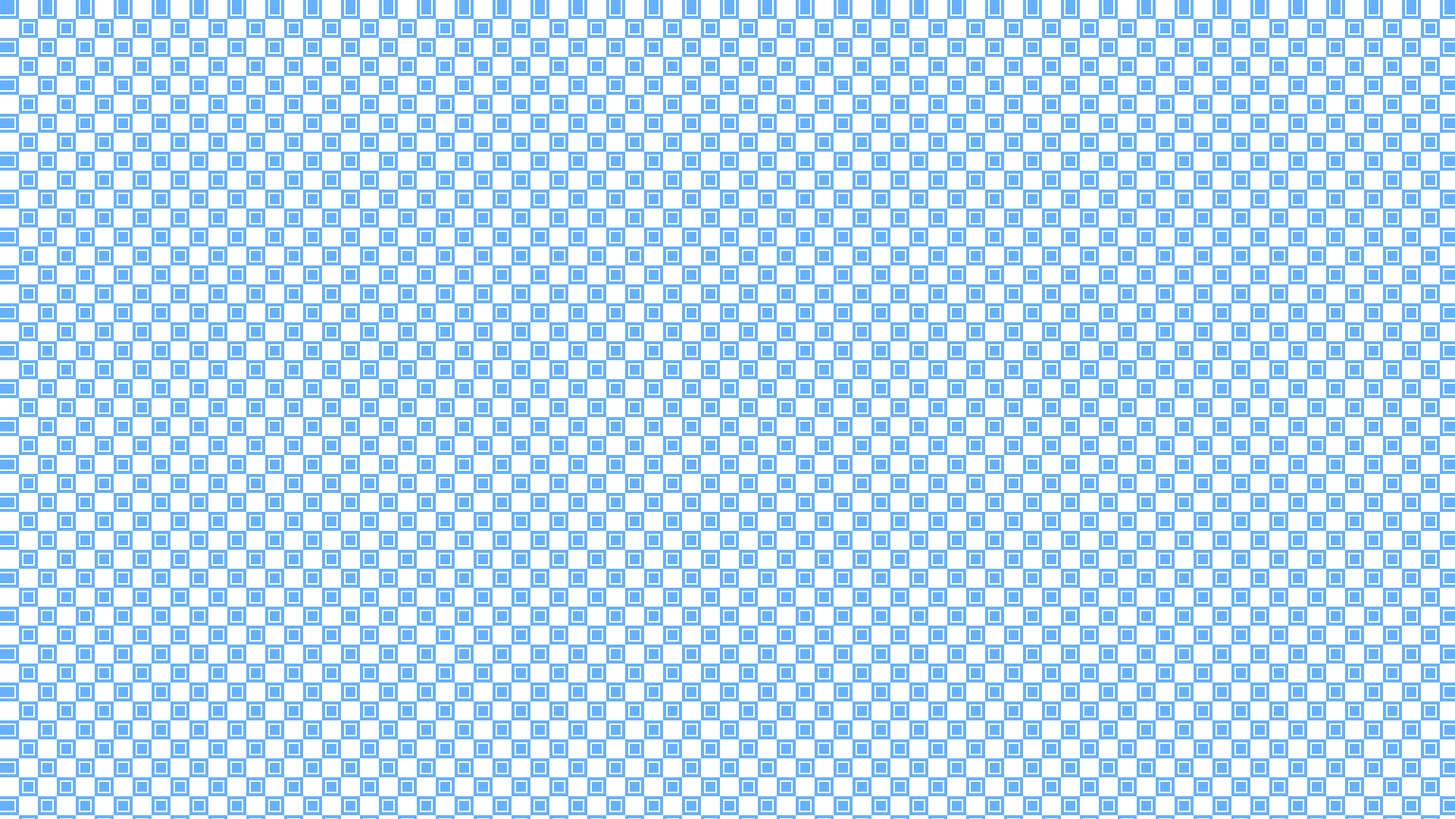
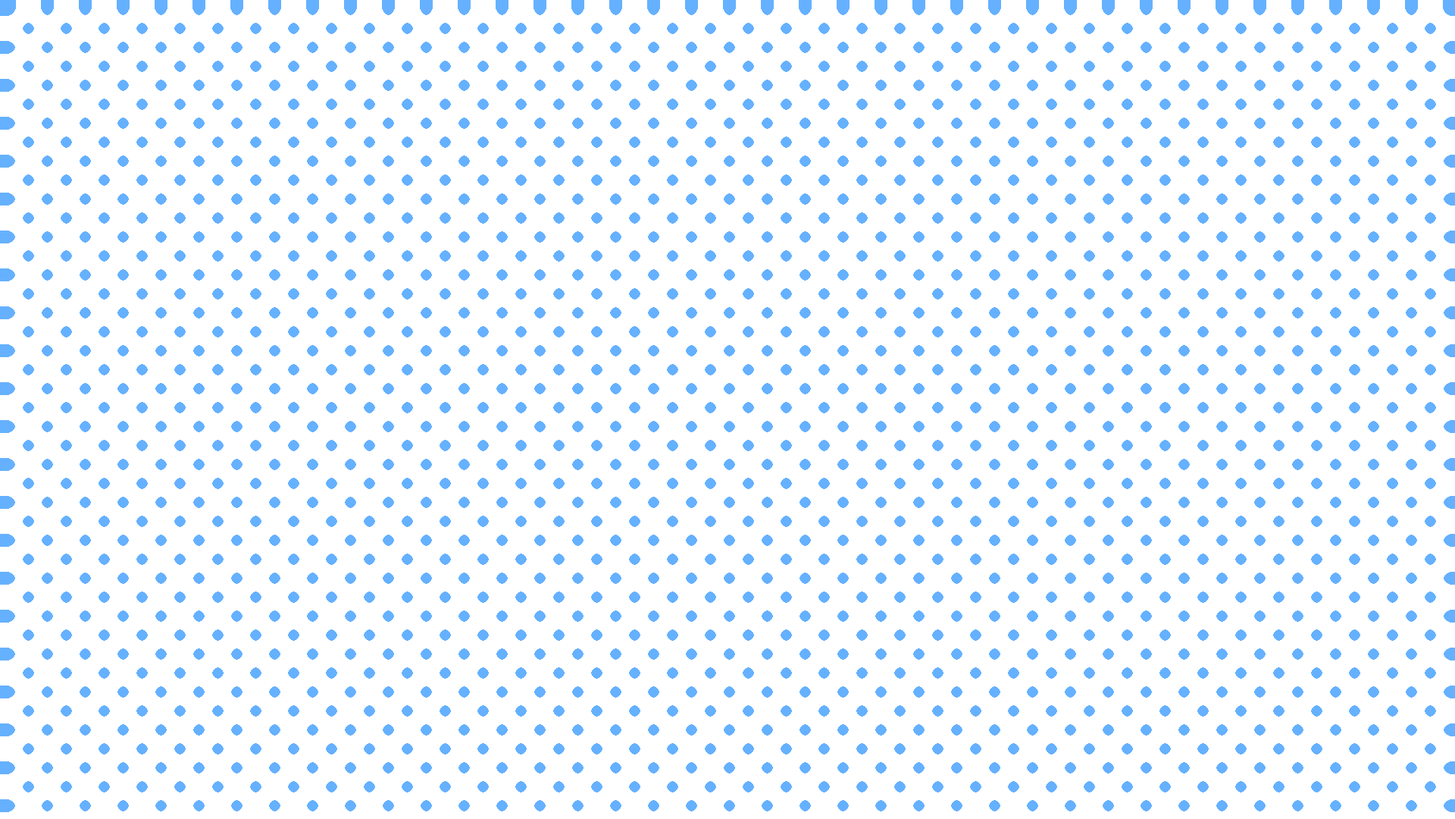
Revision of a layered 1455px x 819px image; what changed, layer by layer:
added layer "Layer 8" above "GridStuff" over [0, 0, 1455, 812]
moved "Layer 3" into group "GridStuff" over [0, 0, 1455, 811]
moved "Layer 2" into group "GridStuff" over [0, 0, 1455, 819]
